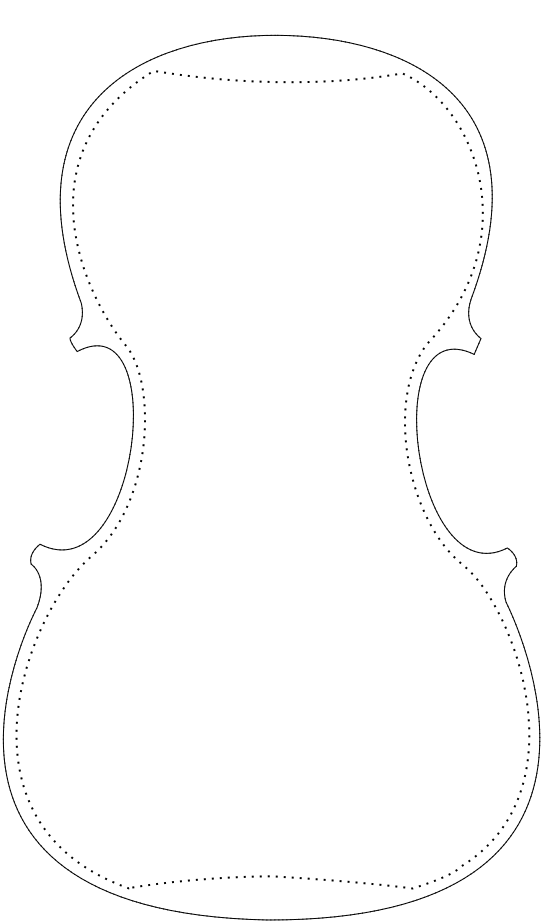
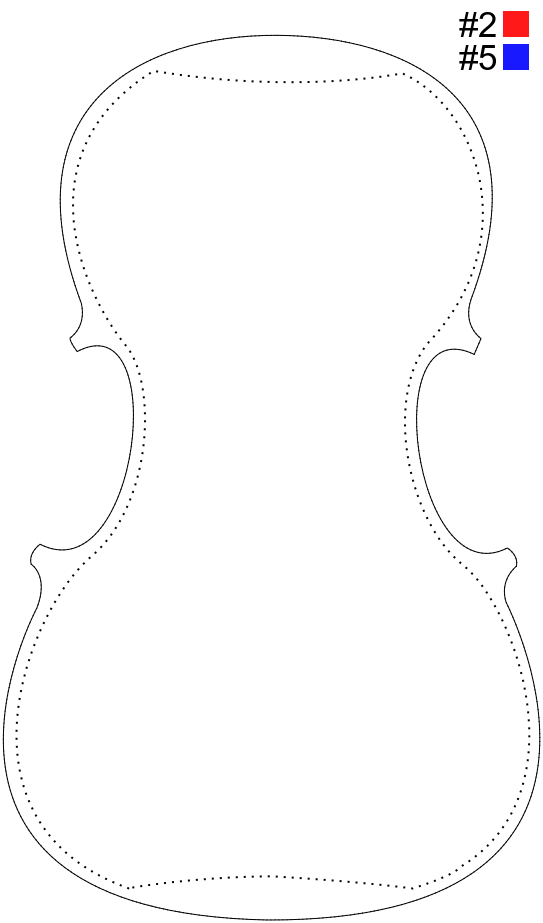
Before/after of a 543×923 layered artwork. What changed in the layer stack:
showed "#5" over left=459, top=45, right=497, bottom=70
showed "#2" over left=459, top=12, right=496, bottom=37
showed "legends" over left=503, top=11, right=529, bottom=70
